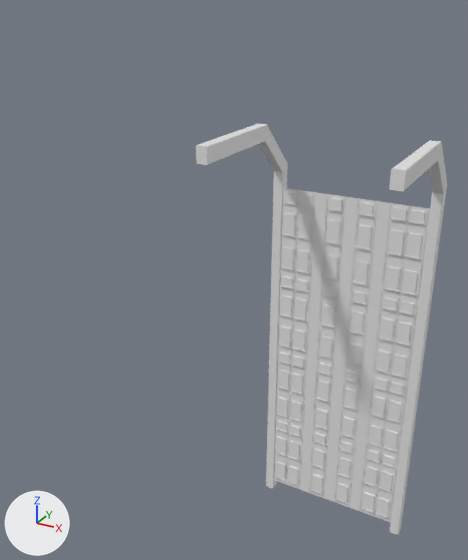
Before and after pictures for a commit that changed the glTF model assets/scene/merged-meshes/-1_0_1_MI_Building06.gltf.
The view is the same before and after, from a 50 mm camera at (28.6, -64.8, 39.9) aimed at (-8.6, 2.9, 6.1). Every picture has the same lights, and +X, +Y and +Z are marked at lower left. Vertices at the same position are counted once.
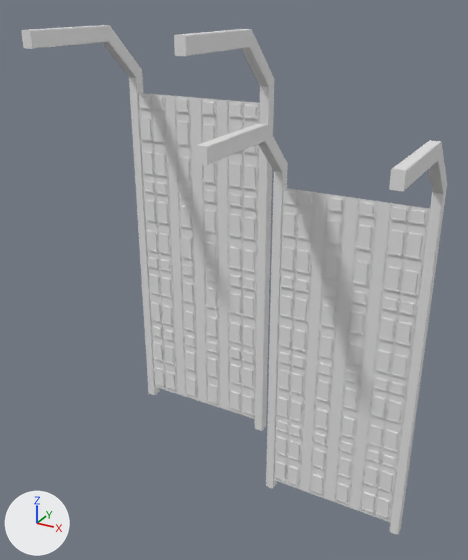
The newer file is also turned or shifted as a whole; pictures and numbers use the older file's frame.

Location of each change, (x1, y1, x2, y2) in pixels of the pictures (468 x 560 px):
'Mesh', reshaped (69% wider, 24% taller)
    before: (196, 124, 447, 535)
    after: (21, 25, 447, 535)
part 1 of me_1_0_1_mi_building06, added
    after: (138, 93, 202, 402)
part 2 of me_1_0_1_mi_building06, added
    after: (164, 107, 177, 378)
part 3 of me_1_0_1_mi_building06, added
    after: (138, 99, 155, 381)
part 4 of me_1_0_1_mi_building06, added
    after: (150, 96, 166, 383)
part 5 of me_1_0_1_mi_building06, added
    after: (174, 96, 186, 381)
part 6 of me_1_0_1_mi_building06, added
    after: (189, 122, 198, 393)
part 7 of me_1_0_1_mi_building06, added
    after: (195, 98, 260, 418)
part 8 of me_1_0_1_mi_building06, added
    after: (227, 128, 229, 410)
part 9 of me_1_0_1_mi_building06, added
    after: (253, 144, 259, 419)
part 10 of me_1_0_1_mi_building06, added
    after: (241, 101, 245, 317)
part 11 of me_1_0_1_mi_building06, added
    after: (215, 99, 220, 384)
part 12 of me_1_0_1_mi_building06, added
    after: (201, 124, 208, 394)
part 13 of me_1_0_1_mi_building06, added
    after: (21, 25, 274, 431)

The change in detail:
me_1_0_1_mi_building06 is used by ob_mesh; location (0.0, 0.0, 0.0).
me_1_0_1_mi_building06 had 3054 vertices, 5088 faces and spanned x -6.8..14.9, y -8.5..11.7, z -32.7..25.9.
me_1_0_1_mi_building06 now has 6108 vertices, 10176 faces and spans x -29.3..14.9, y -8.5..11.7, z -32.7..36.4.
me_1_0_1_mi_building06 part 1: the loose piece of 531 vertices spanning x -6.4..3.9, y 10.2..10.4, z -31.0..17.0 is copied, and the copy is moved by (-22.5, 0.0, 10.5); it spans x -28.9..-18.6, y 10.2..10.4, z -20.5..27.5.
me_1_0_1_mi_building06 part 2: the loose piece of 21 vertices spanning x -1.1..-0.9, y 10.3..10.6, z -31.0..17.0 is copied, and the copy is moved by (-22.5, 0.0, 10.5); it spans x -23.6..-23.4, y 10.3..10.6, z -20.5..27.5.
me_1_0_1_mi_building06 part 3: the loose piece of 20 vertices spanning x -5.6..-5.4, y 10.3..10.6, z -31.0..17.0 is copied, and the copy is moved by (-22.5, 0.0, 10.5); it spans x -28.1..-27.9, y 10.3..10.6, z -20.5..27.5.
me_1_0_1_mi_building06 part 4: the loose piece of 23 vertices spanning x -3.3..-3.2, y 10.3..10.6, z -31.0..17.0 is copied, and the copy is moved by (-22.5, 0.0, 10.5); it spans x -25.8..-25.7, y 10.3..10.6, z -20.5..27.5.
me_1_0_1_mi_building06 part 5: the loose piece of 25 vertices spanning x 0.7..0.8, y 10.3..10.6, z -31.0..17.0 is copied, and the copy is moved by (-22.5, 0.0, 10.5); it spans x -21.8..-21.7, y 10.3..10.6, z -20.5..27.5.
me_1_0_1_mi_building06 part 6: the loose piece of 29 vertices spanning x 2.9..3.1, y 10.3..10.6, z -31.0..17.0 is copied, and the copy is moved by (-22.5, 0.0, 10.5); it spans x -19.6..-19.4, y 10.3..10.6, z -20.5..27.5.
me_1_0_1_mi_building06 part 7: the loose piece of 529 vertices spanning x 3.9..14.2, y 10.2..10.4, z -31.0..17.0 is copied, and the copy is moved by (-22.5, 0.0, 10.5); it spans x -18.6..-8.3, y 10.2..10.4, z -20.5..27.5.
me_1_0_1_mi_building06 part 8: the loose piece of 20 vertices spanning x -5.6..-5.4, y 10.3..10.6, z -31.0..17.0 is copied, and the copy is moved by (-8.1, 0.0, 10.5); it spans x -13.7..-13.5, y 10.3..10.6, z -20.5..27.5.
me_1_0_1_mi_building06 part 9: the loose piece of 23 vertices spanning x 13.3..13.5, y 10.3..10.6, z -31.0..17.0 is copied, and the copy is moved by (-22.5, 0.0, 10.5); it spans x -9.2..-9.0, y 10.3..10.6, z -20.5..27.5.
me_1_0_1_mi_building06 part 10: the loose piece of 20 vertices spanning x -5.6..-5.4, y 10.3..10.6, z -31.0..17.0 is copied, and the copy is moved by (-5.9, 0.0, 10.5); it spans x -11.5..-11.3, y 10.3..10.6, z -20.5..27.5.
me_1_0_1_mi_building06 part 11: the loose piece of 26 vertices spanning x 7.1..7.2, y 10.3..10.6, z -31.0..17.0 is copied, and the copy is moved by (-22.5, 0.0, 10.5); it spans x -15.4..-15.3, y 10.3..10.6, z -20.5..27.5.
me_1_0_1_mi_building06 part 12: the loose piece of 23 vertices spanning x 4.8..5.0, y 10.3..10.6, z -31.0..17.0 is copied, and the copy is moved by (-22.5, 0.0, 10.5); it spans x -17.7..-17.5, y 10.3..10.6, z -20.5..27.5.
me_1_0_1_mi_building06 part 13: 1568 vertices added at x -29.3..-7.6, y -8.5..11.7, z -22.2..36.4.
